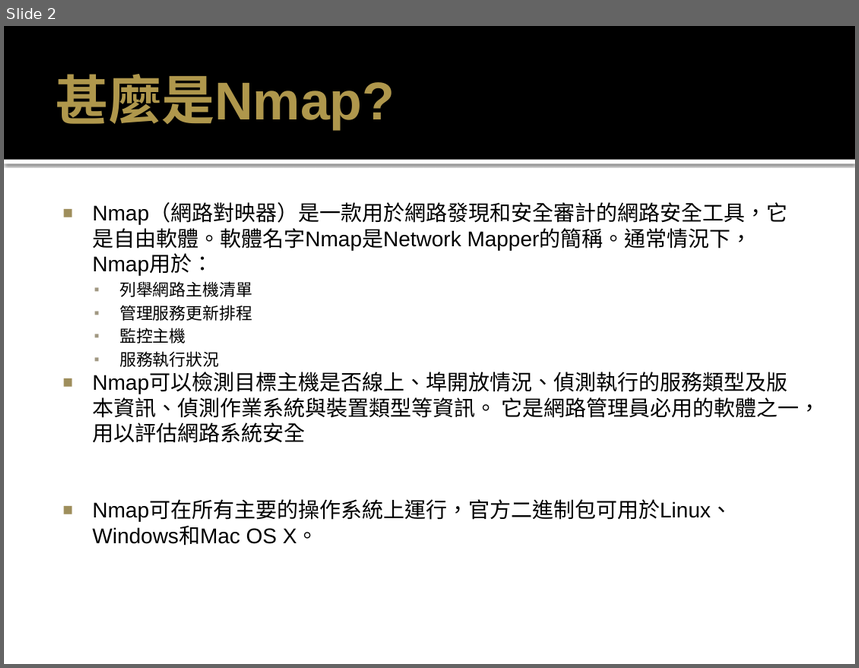
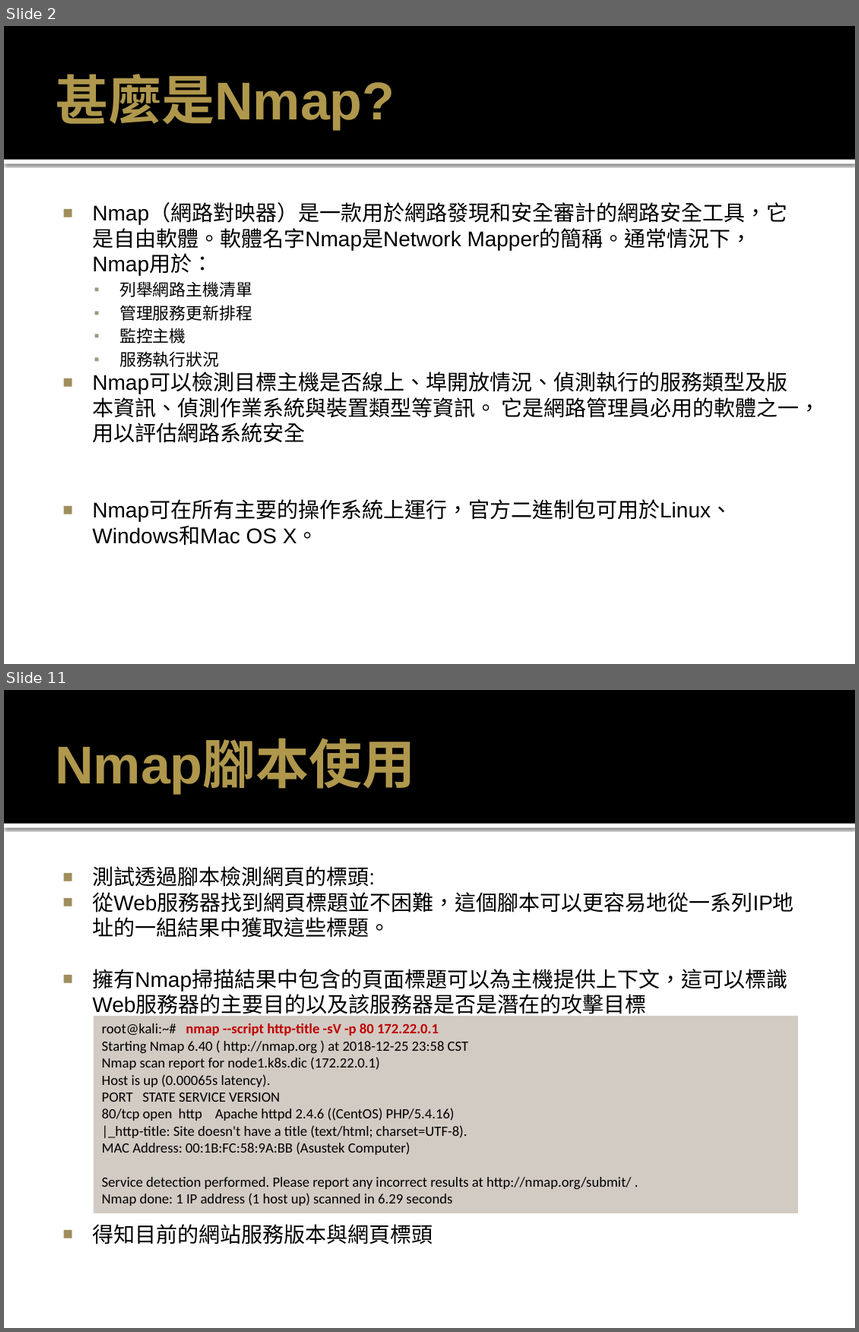
Before and after one commit to MtFeather/AI-and-Security, a slide deck: tensorflow/Nmap 密技寶典.pptx. Shown one above the other, each under a label of ours: slide 2 before the commit, slides 2 and 11 after it; the slides between them are not shown. The pictures are 859x668 and 859x1332 pixels, drawn with LibreOffice and Linux fonts; fonts in the diff are those of the drawing. Boxes give left, top, right and bottom in pixels: in the first picture for what was removed or moved away, otherwise in the second. Text is boxed around its words. In the diff, an @@ line names an element or a change of style, - is before the commit and + after.

```diff
--- a/tensorflow/Nmap 密技寶典.pptx
+++ b/tensorflow/Nmap 密技寶典.pptx
@@ slide 11 added at (x1=4, y1=690, x2=855, y2=1328), background #FFFFFF; not listed: 2 template elements that a slide beside it also shows @@
@@ title added at (x1=55, y1=741, x2=416, y2=793), 45 pt, text #AE974C, bold @@
+Nmap腳本使用
@@ text added at (x1=92, y1=866, x2=794, y2=1245), 18 pt, text #000000 @@
+■ 測試透過腳本檢測網頁的標頭:
+■ 從Web服務器找到網頁標題並不困難，這個腳本可以更容易地從一系列IP地址的一組結果中獲取這些標題。
+■ 擁有Nmap掃描結果中包含的頁面標題可以為主機提供上下文，這可以標識Web服務器的主要目的以及該服務器是否是潛在的攻擊目標
+■ 得知目前的網站服務版本與網頁標頭
@@ rectangle added at (x1=94, y1=1016, x2=798, y2=1214), fill #D2CBC4, 12 pt, text #000000 @@
+root@kali:~# nmap --script http-title -sV -p 80 172.22.0.1
+Starting Nmap 6.40 ( http://nmap.org ) at 2018-12-25 23:58 CST
+Nmap scan report for node1.k8s.dic (172.22.0.1)
+Host is up (0.00065s latency).
+PORT STATE SERVICE VERSION
+80/tcp open http Apache httpd 2.4.6 ((CentOS) PHP/5.4.16)
+|_http-title: Site doesn't have a title (text/html; charset=UTF-8).
+MAC Address: 00:1B:FC:58:9A:BB (Asustek Computer)
+Service detection performed. Please report any incorrect results at http://nmap.org/submit/ .
+Nmap done: 1 IP address (1 host up) scanned in 6.29 seconds
```
Also in this commit, not shown: 3 slides changed, 8 other slides added, 2 slides removed.
